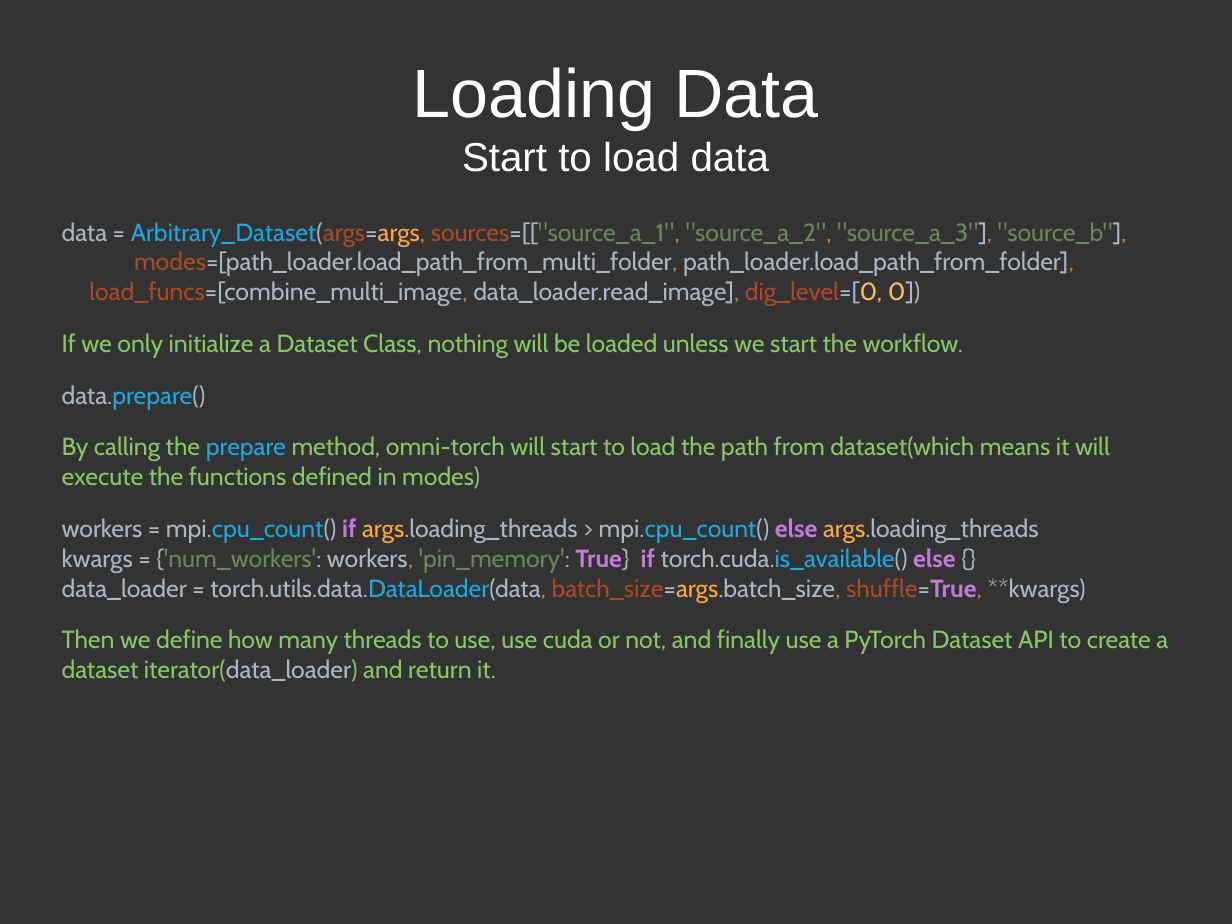
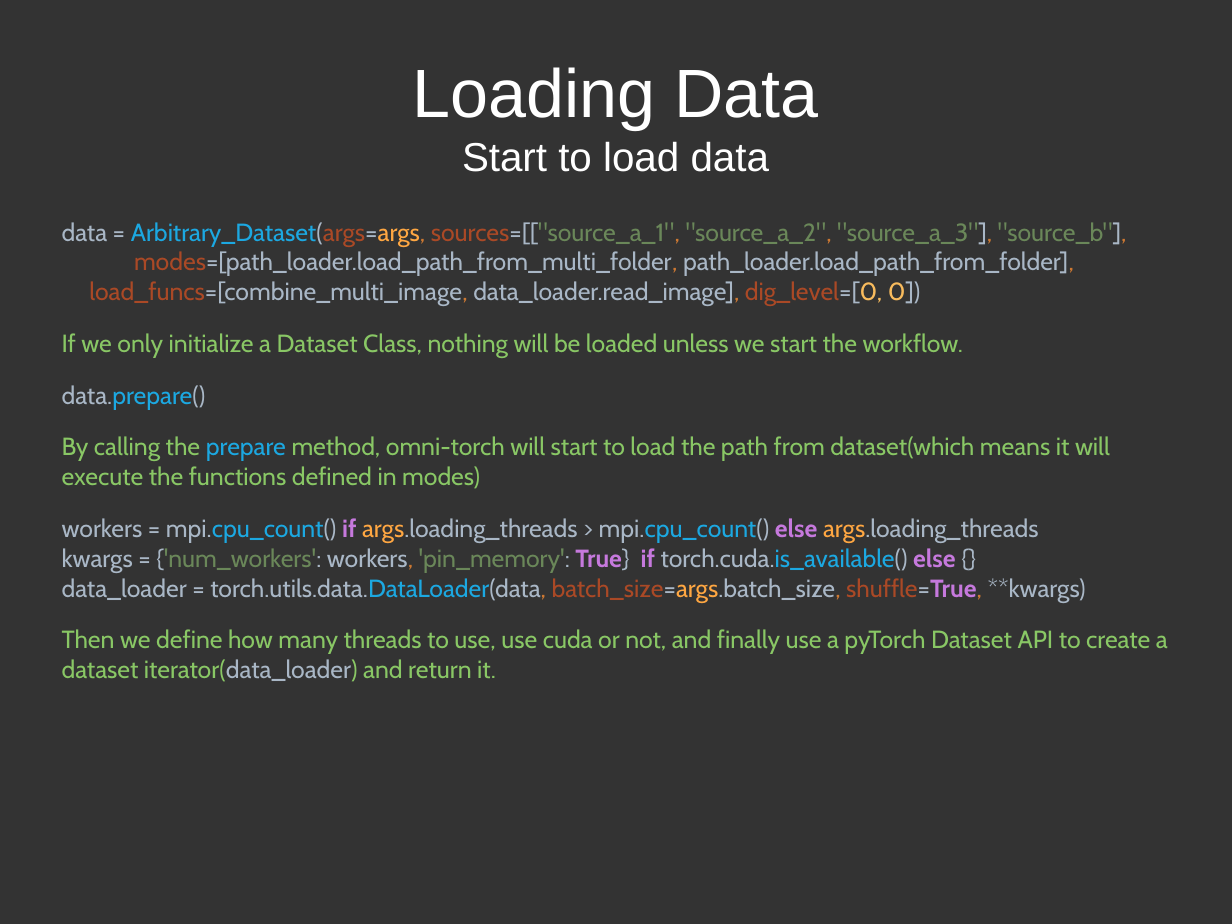
Before and after one commit to loveorchids/omni_torch, a slide deck: slide 13 of Documentations.odp. Drawn at 1232x924 pixels with LibreOffice and Linux fonts; fonts in the diff are those of the drawing. Boxes give left, top, right and bottom in pixels: in the first picture for what was removed or moved away, otherwise in the second. Text is boxed around its words. In the diff, an @@ line names an element or a change of style, - is before the commit and + after.

Commit message:
start

```diff
--- a/Documentations.odp
+++ b/Documentations.odp
@@ text at [62,629,1168,682]: text changed @@
-Then we define how many threads to use, use cuda or not, and finally use a PyTorch Dataset API to create a dataset iterator(data_loader) and return it.
+Then we define how many threads to use, use cuda or not, and finally use a pyTorch Dataset API to create a dataset iterator(data_loader) and return it.
```
Also in this commit, not shown: 8 other slides changed, 1 other file.
